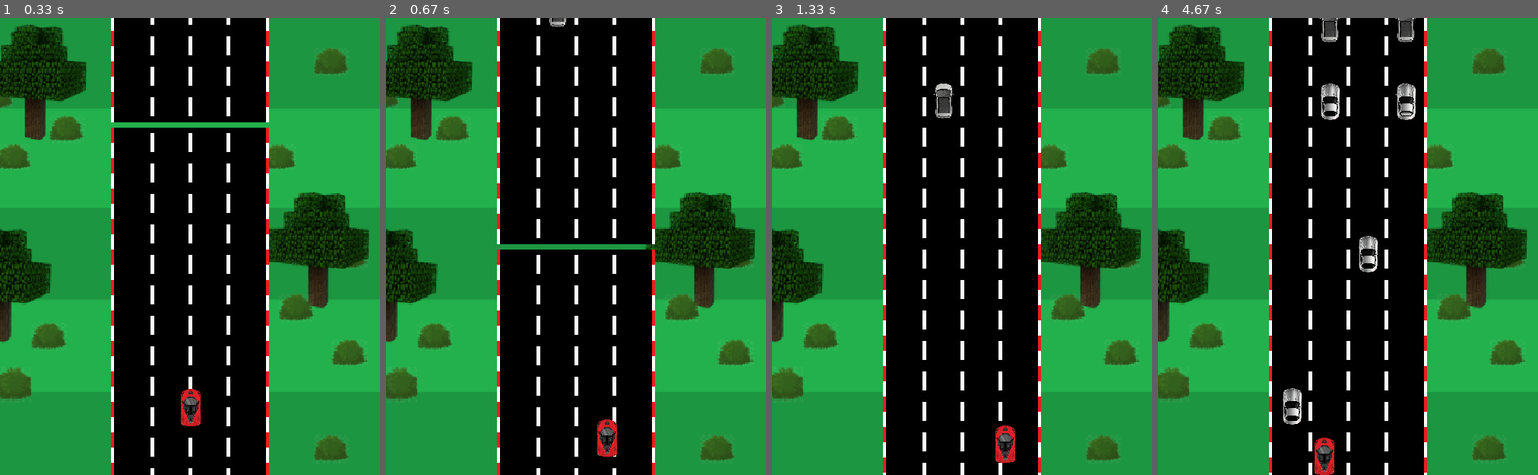
Above: before the commit, frames 1-4 (left to right).
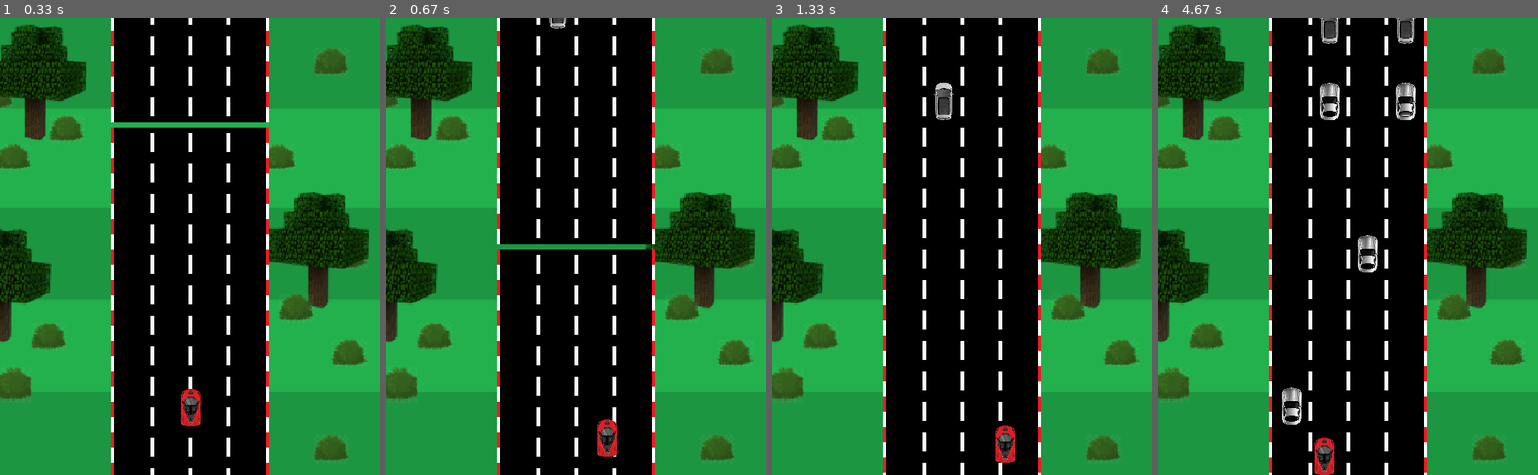
Above: after the commit, the same moments.

Repository: ferclima/pygame
Game: pygame game, started from codigo do jogo.py
Same seed, same stepped clock (60 frames per second), same inputs: the game is played once before the commit and once after it.
Inputs:
- Up to frame 1 (0.33 s): no input
- Up to frame 2 (0.67 s): hold Right from 0.33 s (still down)
- Up to frame 3 (1.33 s): release Right at 0.8 s; hold Up 0.83-1.13 s
- Up to frame 4 (4.67 s): hold Left 1.67-2.2 s; hold Down 2.23-2.53 s; hold Left 2.57-2.97 s; hold Up 3-3.37 s; hold Down 4.07-4.43 s; hold Right from 4.47 s (still down)

Frame 1 is identical in both runs. In frame 2, less than 0.1% of the frame differs, in the area x 43-48%, y 0-3%; in frame 3, 0.1%; in frame 4, 0.7%, in the area x 32-68%, y 0-89%.

Commit message:
modificações imagens

Diff:
--- a/codigo do jogo.py
+++ b/codigo do jogo.py
@@ -18,7 +18,7 @@
 game = True
 WIDTH_CARRO = 27
 HEIGHT_CARRO = 50
-WIDTH_NPC = 35
+WIDTH_NPC = 27
 HEIGHT_NPC = 50
 WIDTH_PISTA = 208
 HEIGHT_PISTA = 40
Binary file changed: obstaculo 1.png
Binary file changed: obstaculo 2.png
Binary file changed: obstaculo 3.png
Binary file changed: obstaculo 4.png
